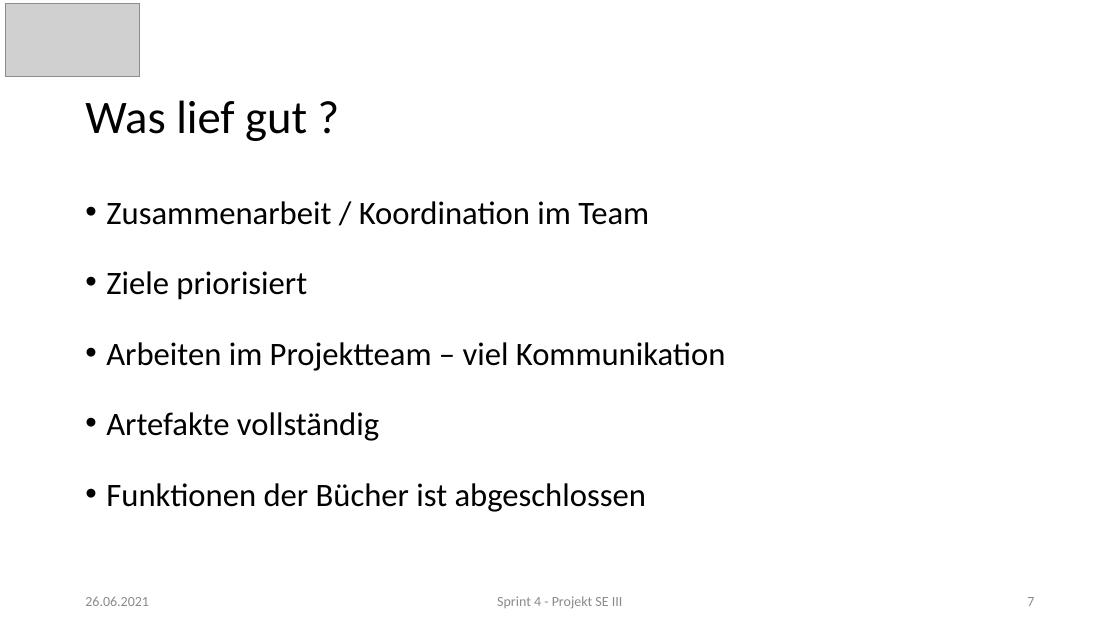
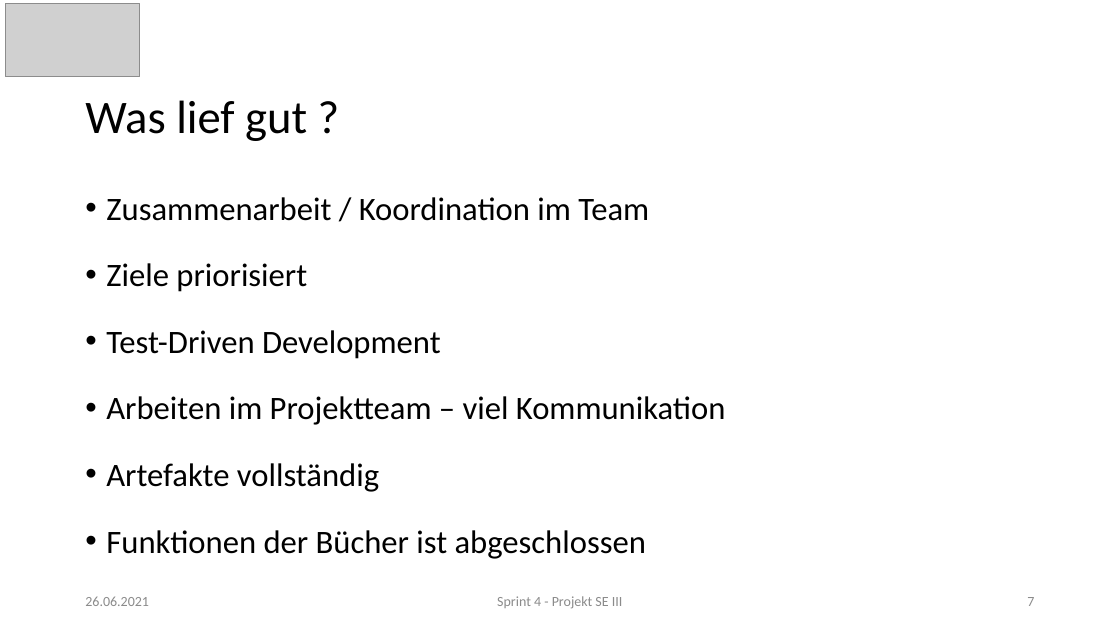
Before and after one commit to sjoerdwol/semigutesprogrammieren, a slide deck: slide 7 of artifacts/sprint_4/artifact_6-presentation.pptx. Drawn at 1120x630 pixels with LibreOffice and Linux fonts; fonts in the diff are those of the drawing; grey boxes stand for pictures. Boxes give left, top, right and bottom in pixels: in the first picture for what was removed or moved away, otherwise in the second. Text is boxed around its words. In the diff, an @@ line names an element or a change of style, - is before the commit and + after.

Commit message:
sprint 4 - modified artifact 6 (presentation)

```diff
--- a/artifacts/sprint_4/artifact_6-presentation.pptx
+++ b/artifacts/sprint_4/artifact_6-presentation.pptx
@@ text at (106,197,726,559): line spacing 1.5 to 1.4 @@
@@ text at (106,330,441,359): paragraph added @@
+• Test-Driven Development
```
